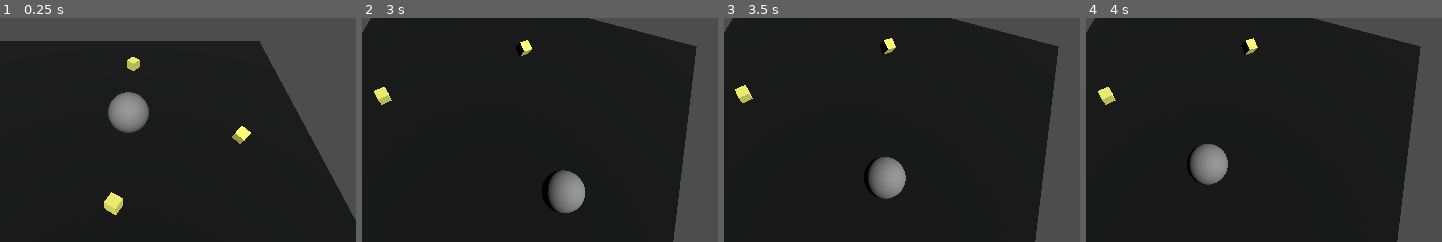
Above: before the commit, frames 1-4 (left to right).
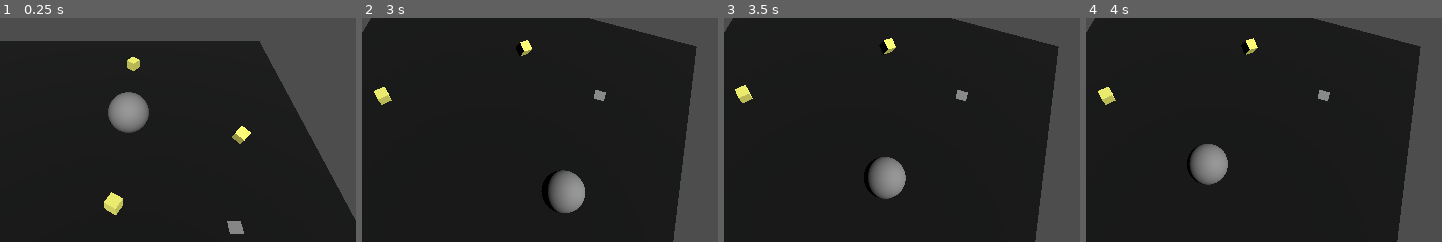
Above: after the commit, the same moments.

Repository: motionnblur/3d-prototype-godot
Game: Godot game, scene res://scenes/node_3d.tscn
Two runs of this game, one before a commit and one after it. Both use one fixed random seed, a clock stepped at 60 frames per second and the inputs below. The project has no main scene, so this scene is started directly.
Inputs (mouse positions are % of the whole screen's width and height, from its top left):
- Up to frame 1 (0.25 s): no input
- Up to frame 2 (3 s): move the mouse to (50, 70) at 0.52 s; press the mouse at (50, 70) at 0.53 s; move the mouse to (90, 65) at 1.27 s; release the mouse at (90, 65) at 1.28 s; right-click (90, 65) at 1.35 s; move the mouse to (22, 35) at 2.02 s; press the mouse at (22, 35) at 2.03 s; tap Enter at 2.75 s; move the mouse to (62, 50) at 2.77 s; release the mouse at (62, 50) at 2.78 s; right-click (62, 50) at 2.85 s
- Up to frame 3 (3.5 s): no input
- Up to frame 4 (4 s): move the mouse to (39, 25) at 3.52 s; press the mouse at (39, 25) at 3.53 s
The pictures show only the part of the screen within x 38-88%, y 23-73%; the shares and areas given below are measured in that part.

The runs differ from the first frame. In frame 1, 0.2% of the frame differs, in the area x 63-69%, y 90-97%; in frame 2, 0.1%; in frame 3, 0.1%; in frame 4, 0.1%.

Commit message:
Add quad mesh to scene

Diff:
--- a/scenes/node_3d.tscn
+++ b/scenes/node_3d.tscn
@@ -9,6 +9,8 @@
 
 [sub_resource type="StyleBoxFlat" id="StyleBoxFlat_fkye5"]
 bg_color = Color(0.955476, 0.519475, 0.396316, 1)
+
+[sub_resource type="QuadMesh" id="QuadMesh_ubi00"]
 
 [node name="Node3D" type="Node3D"]
 
@@ -51,3 +53,7 @@
 unique_name_in_owner = true
 transform = Transform3D(1, 0, 0, 0, 0.597821, 0.80163, 0, -0.80163, 0.597821, 0, 6.04066, 5.15514)
 script = ExtResource("1_f61e8")
+
+[node name="MeshInstance3D" type="MeshInstance3D" parent="."]
+transform = Transform3D(0.3, 0, 0, 0, -1.31134e-08, 0.3, 0, -0.3, -1.31134e-08, 2.28881, 0.0723253, 2.50731)
+mesh = SubResource("QuadMesh_ubi00")
Not shown: 1 places in scenes/node_3d.tscn that only renumber resources
